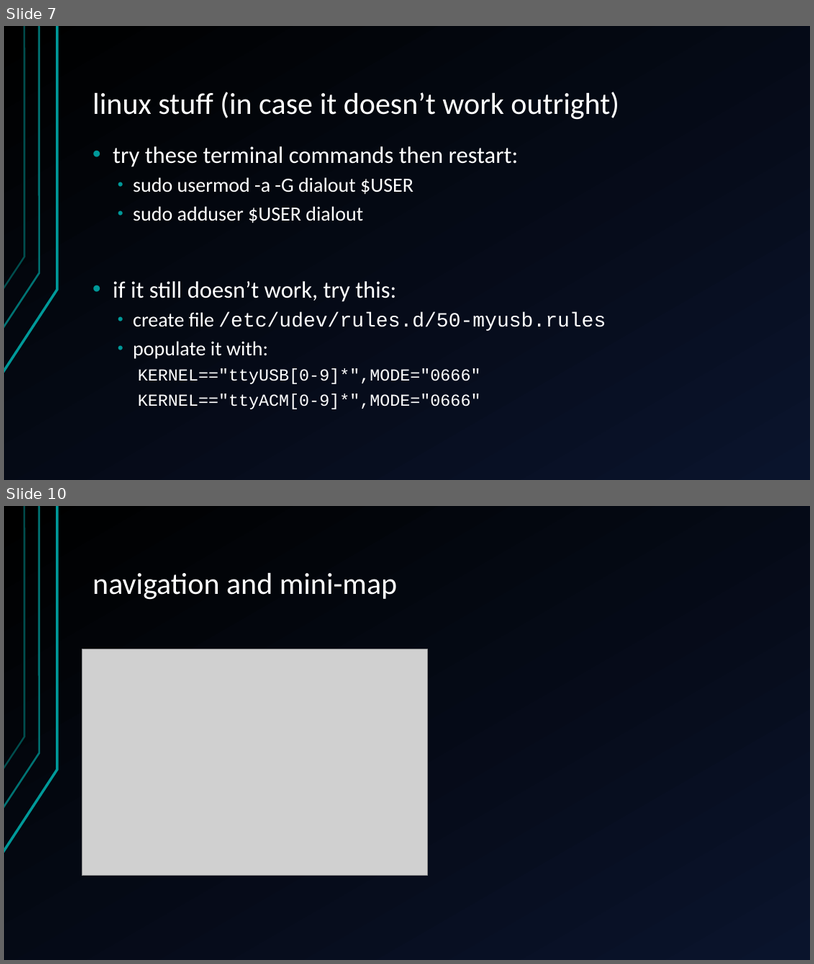
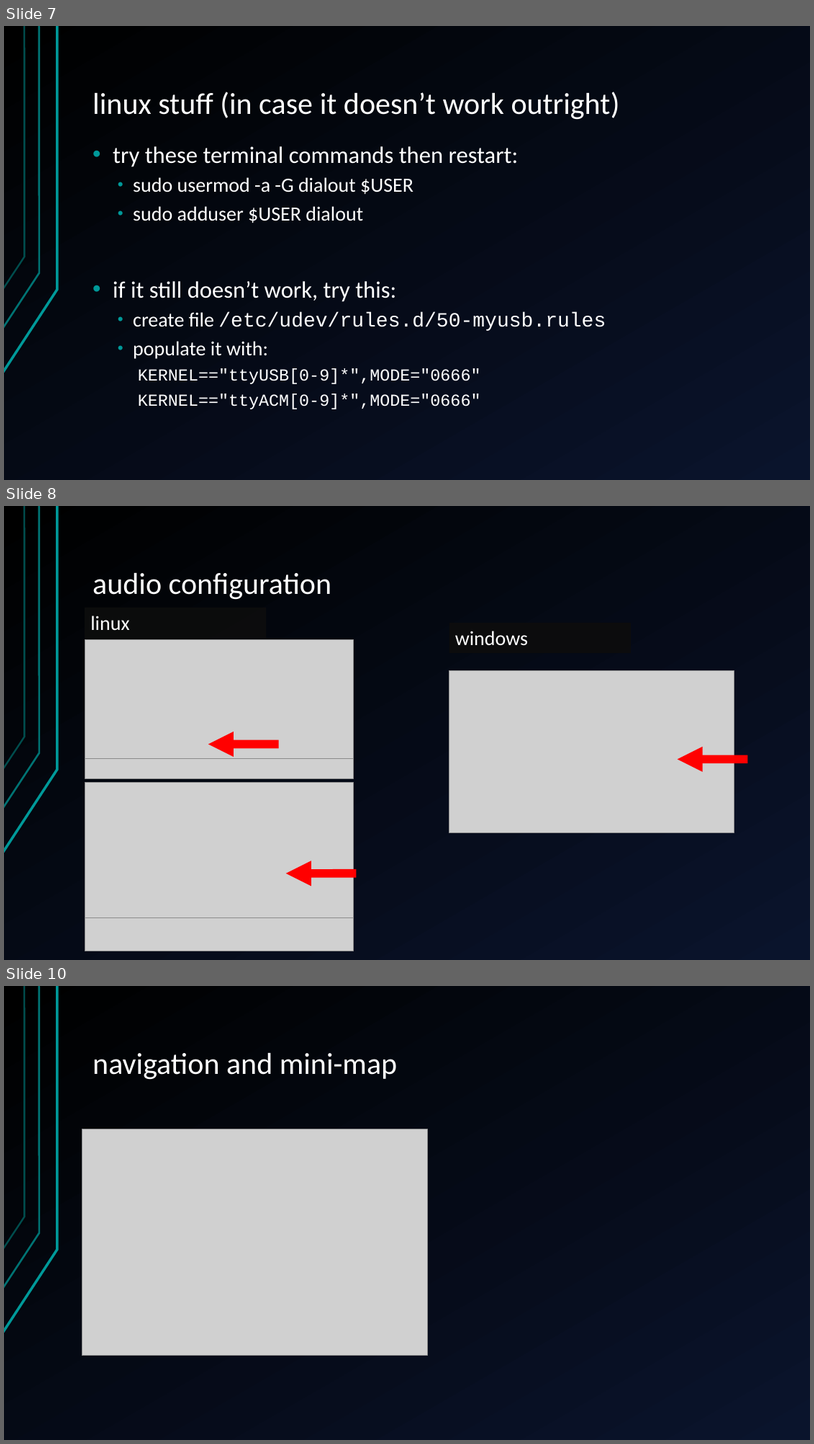
Before and after one commit to jegasus/m8-tracker-workshop, a slide deck: slides_v1.odp. Shown one above the other, each under a label of ours: slides 7 and 10 before the commit, slides 7, 8 and 10 after it; the slides between them are not shown. The pictures are 814x964 and 814x1444 pixels, drawn with LibreOffice and Linux fonts; fonts in the diff are those of the drawing; grey boxes stand for pictures. Boxes give left, top, right and bottom in pixels: in the first picture for what was removed or moved away, otherwise in the second. Text is boxed around its words. In the diff, an @@ line names an element or a change of style, - is before the commit and + after.

```diff
--- a/slides_v1.odp
+++ b/slides_v1.odp
@@ slide 8 added at [4, 506, 810, 960], background gradient #000000 to #0A142C; not listed: 3 template elements that a slide beside it also shows @@
@@ title added at [93, 573, 332, 600], 36 pt, text #FFFFFF @@
+audio configuration
@@ rectangle added at [85, 607, 266, 637], fill #0D0D0D at 90% opacity, 24 pt, text #FFFFFF @@
+linux
@@ rectangle added at [449, 623, 630, 653], fill #0D0D0D at 90% opacity, 24 pt, text #FFFFFF @@
+windows
@@ picture added at [85, 640, 353, 773] @@
@@ picture added at [449, 671, 734, 833] @@
@@ picture added at [85, 758, 353, 778] @@
@@ arrow added from (278, 744) to (208, 744), #FF0000 10.01 pt @@
@@ arrow added from (748, 759) to (678, 759), #FF0000 10.01 pt @@
@@ picture added at [85, 782, 353, 920] @@
@@ arrow added from (356, 873) to (286, 873), #FF0000 10.01 pt @@
@@ picture added at [85, 917, 353, 951] @@
```
Also in this commit, not shown: 5 slides changed, 3 other slides added, 1 slide removed.
